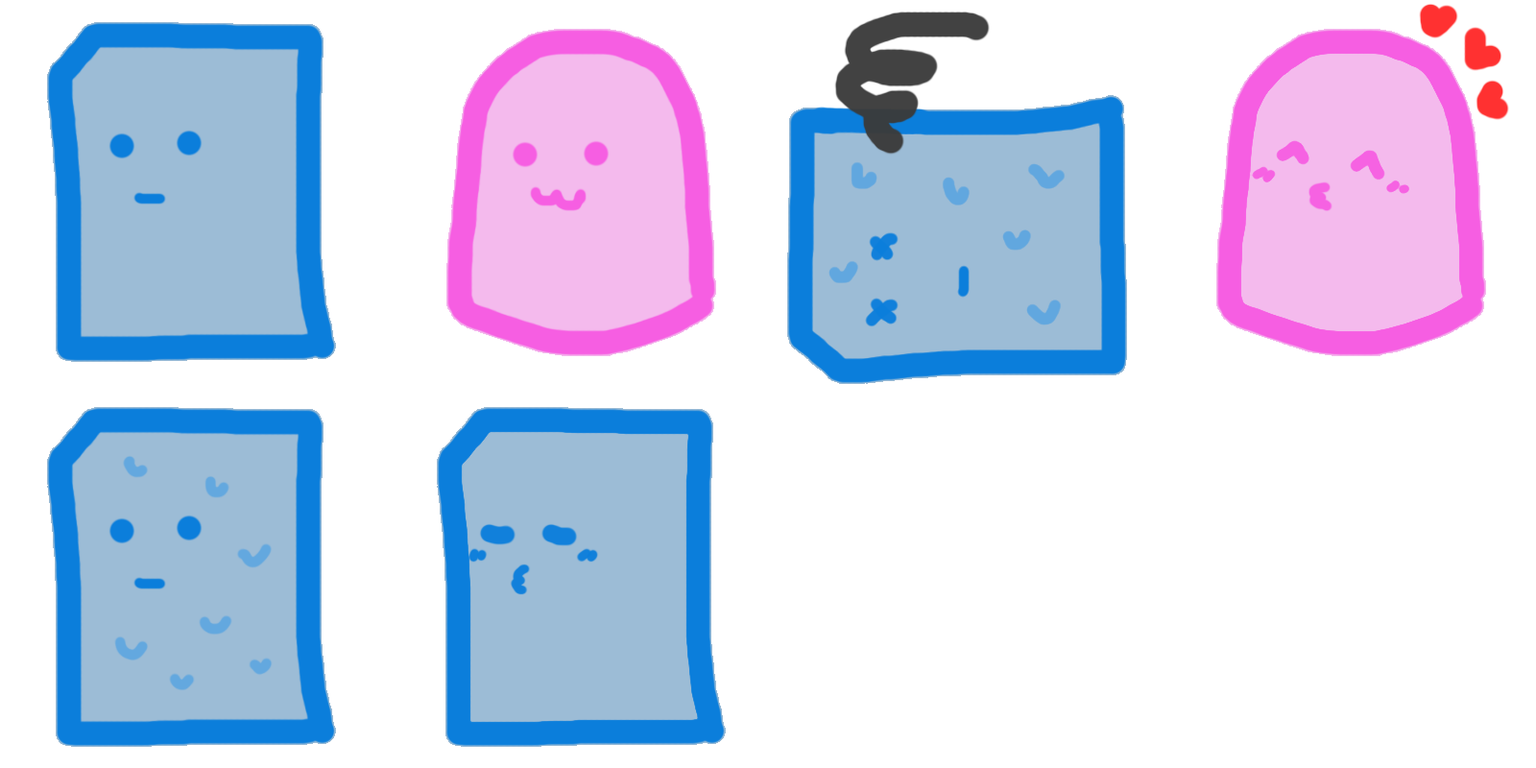
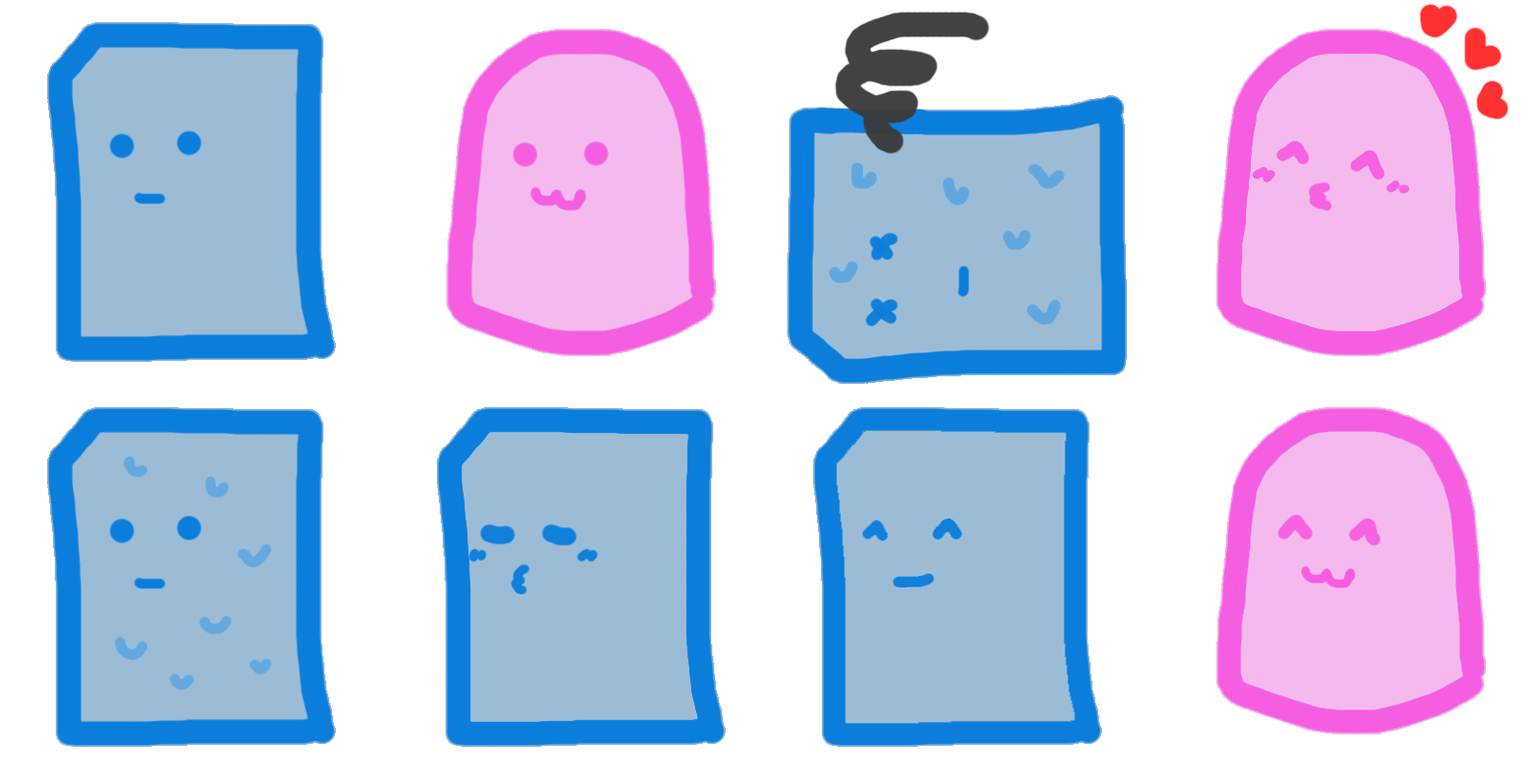
Revision of a layered 1536x768 image; what changed, layer by layer:
added layer "Layer 0 copy 2" above "Layer 0" over <box>1216,407,1486,735</box>
added layer "Layer 4 copy" above "Layer 4" over <box>813,407,1103,747</box>
